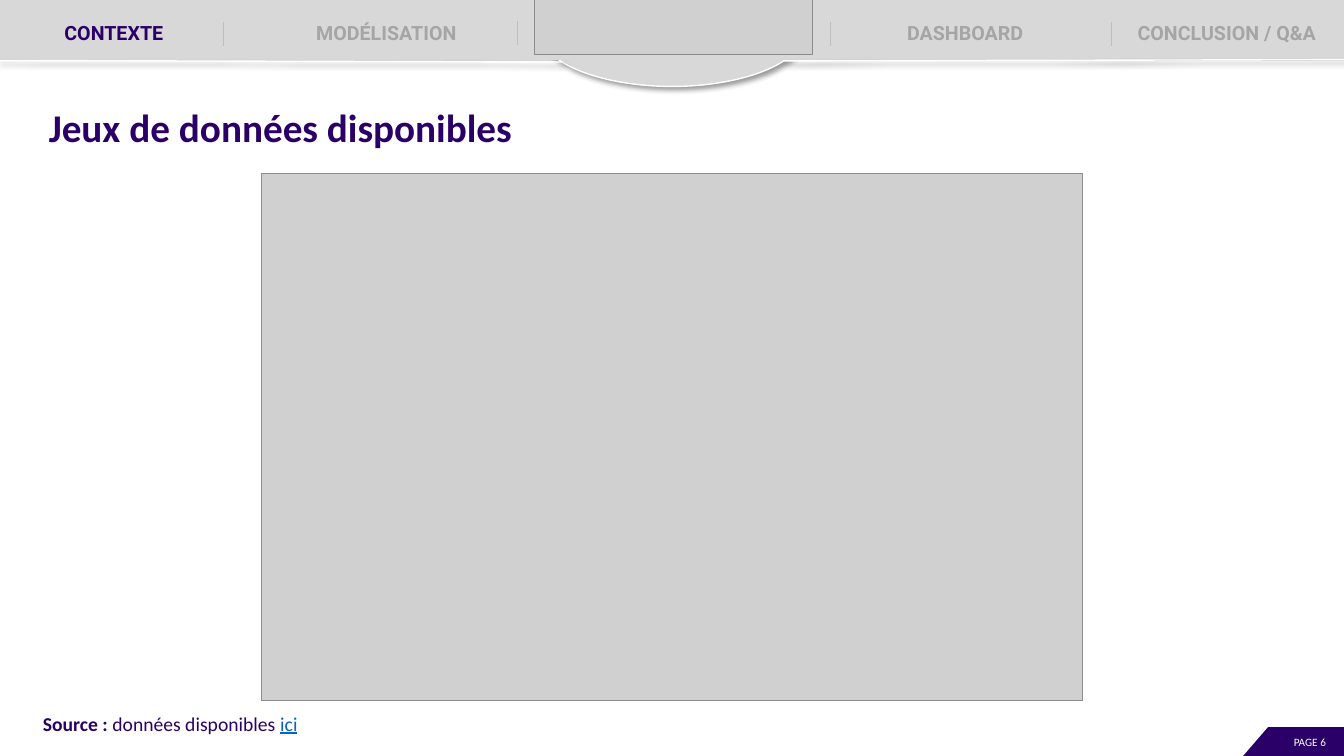
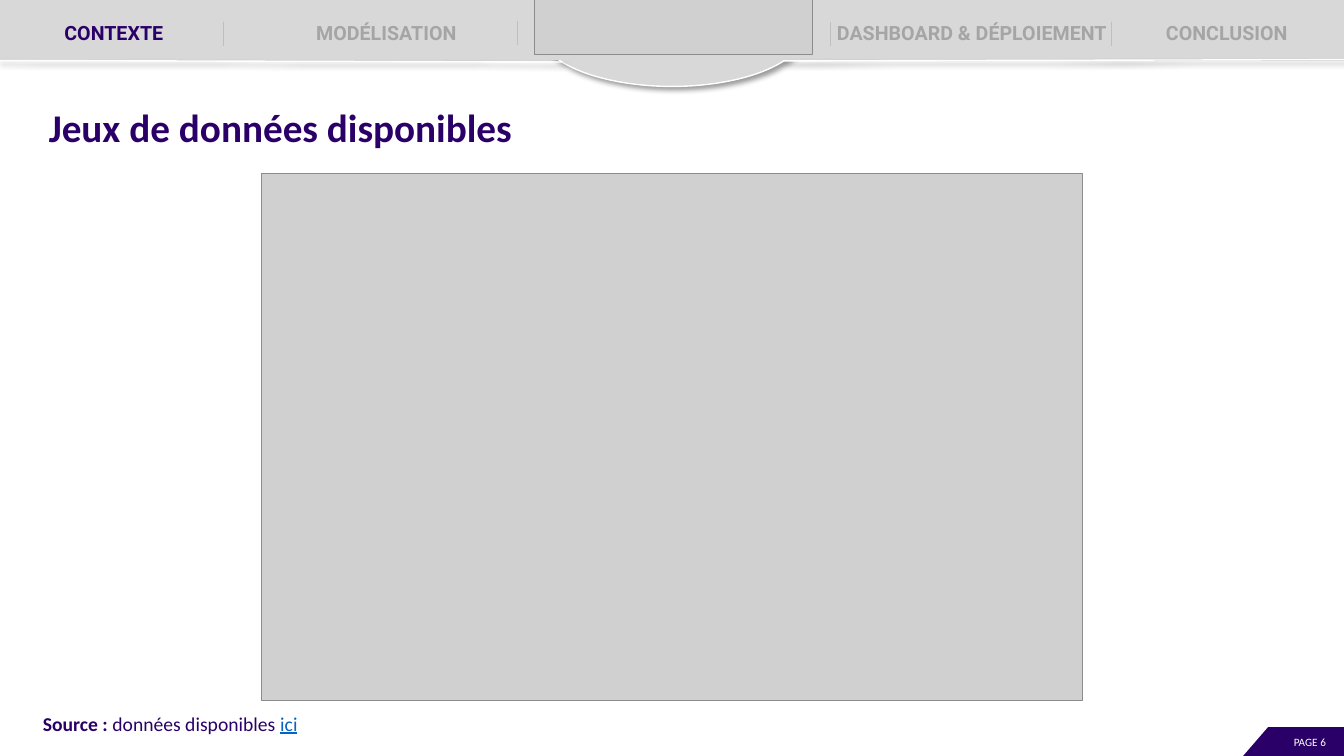
Before and after one commit to EtudiantOC2/implement_scoring_model_v2, a slide deck: slide 6 of evaluation/P7_Presentation.pptx. Drawn at 1344x756 pixels with LibreOffice and Linux fonts; fonts in the diff are those of the drawing; grey boxes stand for pictures. Boxes give left, top, right and bottom in pixels: in the first picture for what was removed or moved away, otherwise in the second. Text is boxed around its words. In the diff, an @@ line names an element or a change of style, - is before the commit and + after.

```diff
--- a/evaluation/P7_Presentation.pptx
+++ b/evaluation/P7_Presentation.pptx
@@ text at (837, 23, 1107, 40): text changed @@
-DASHBOARD
+DASHBOARD & DÉPLOIEMENT
@@ text at (1166, 26, 1288, 40): text changed @@
-CONCLUSION / Q&A
+CONCLUSION
```
Also in this commit, not shown: 13 other slides changed, 1 slide removed, 2 other files.
